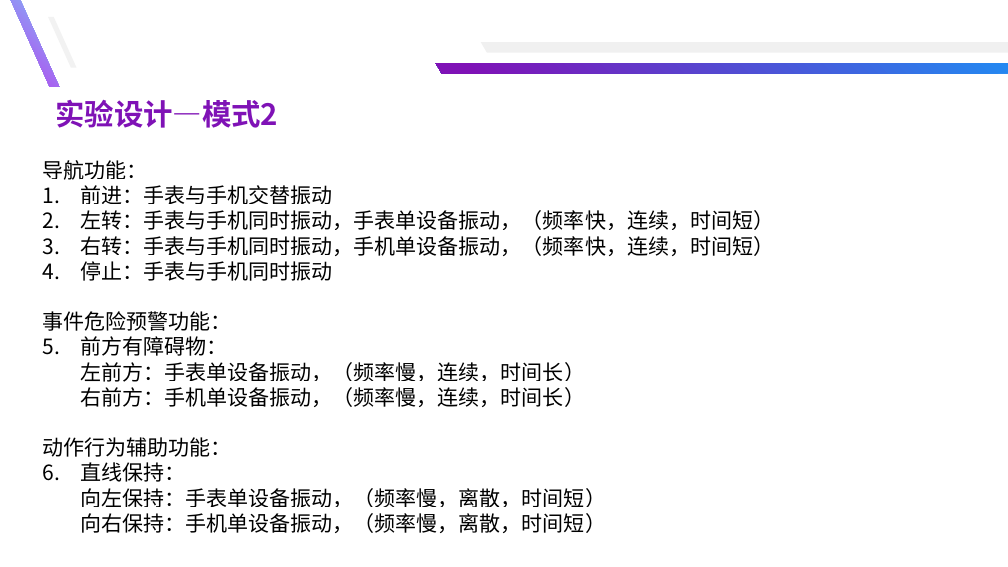
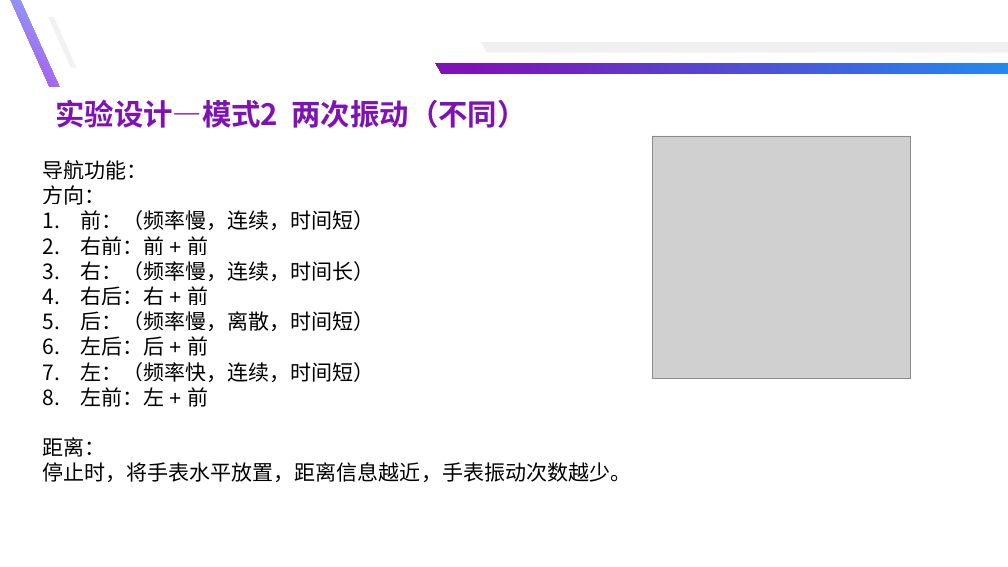
Before and after one commit to yuyongsong/Paper, a slide deck: slide 9 of 总结汇报-余泳松 - 副本.pptx (slide 18 before the commit). Drawn at 1008x567 pixels with LibreOffice and Linux fonts; fonts in the diff are those of the drawing; grey boxes stand for pictures. Boxes give left, top, right and bottom in pixels: in the first picture for what was removed or moved away, otherwise in the second. Text is boxed around its words. In the diff, an @@ line names an element or a change of style, - is before the commit and + after.

```diff
--- a/总结汇报-余泳松 - 副本.pptx
+++ b/总结汇报-余泳松 - 副本.pptx
@@ text at [55, 99, 527, 128]: text changed @@
-实验设计—模式2
+实验设计—模式2 两次振动（不同）
@@ picture added at [653, 136, 910, 378] @@
@@ text at [42, 185, 631, 482]: text changed @@
-1. 前进：手表与手机交替振动
-2. 左转：手表与手机同时振动，手表单设备振动，（频率快，连续，时间短）
-3. 右转：手表与手机同时振动，手机单设备振动，（频率快，连续，时间短）
-4. 停止：手表与手机同时振动
-事件危险预警功能：
-1. 前方有障碍物：
-左前方：手表单设备振动，（频率慢，连续，时间长）
-右前方：手机单设备振动，（频率慢，连续，时间长）
-动作行为辅助功能：
-1. 直线保持：
-向左保持：手表单设备振动，（频率慢，离散，时间短）
-向右保持：手机单设备振动，（频率慢，离散，时间短）
+方向：
+1. 前：（频率慢，连续，时间短）
+2. 右前：前 + 前
+3. 右：（频率慢，连续，时间长）
+4. 右后：右 + 前
+5. 后：（频率慢，离散，时间短）
+6. 左后：后 + 前
+7. 左：（频率快，连续，时间短）
+8. 左前：左 + 前
+距离：
+停止时，将手表水平放置，距离信息越近，手表振动次数越少。
```
Also in this commit, not shown: 4 other slides changed, 7 slides added, 16 slides removed, 20 other files.
